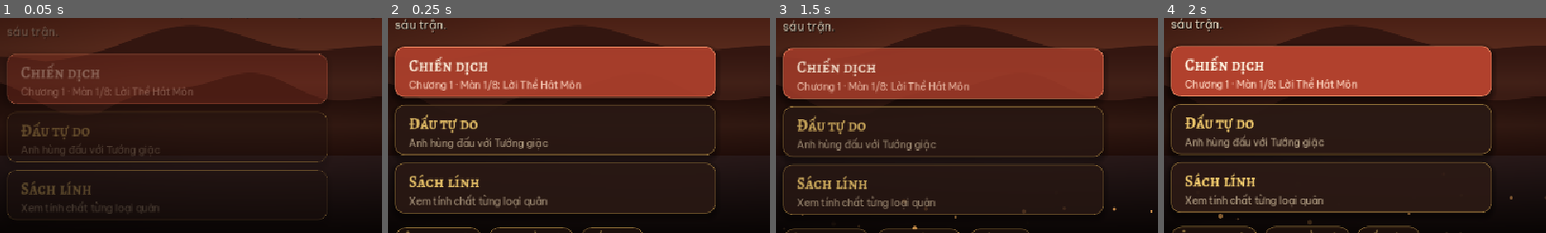
Above: before the commit, frames 1-4 (left to right).
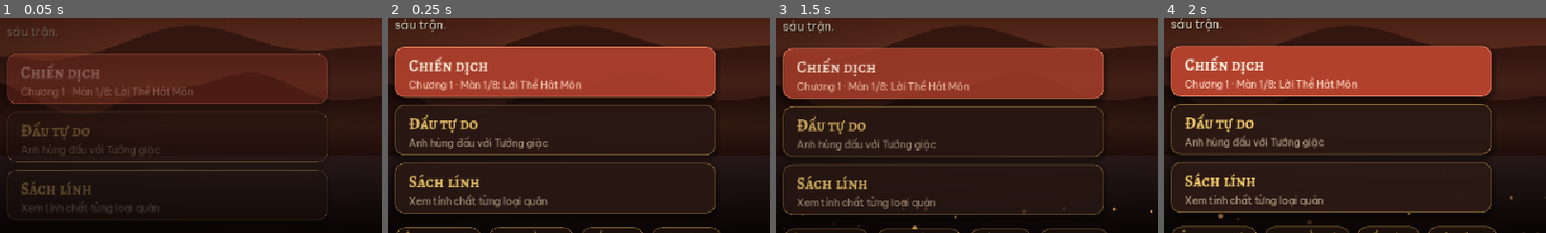
Above: after the commit, the same moments.

Repository: NguyenVanDo51/hon-song-nui
Game: Godot game, scene res://main.tscn
Two runs of this game, one before a commit and one after it. Both use one fixed random seed, a clock stepped at 60 frames per second and the inputs below.
Inputs (mouse positions are % of the whole screen's width and height, from its top left):
- Up to frame 1 (0.05 s): no input
- Up to frame 2 (0.25 s): no input
- Up to frame 3 (1.5 s): click (38, 62) at 0.52 s; click "‹ Trở lại" at 1.25 s
- Up to frame 4 (2 s): no input
The pictures show only the part of the screen within x 16-66%, y 50-100%; the shares and areas given below are measured in that part.

Frame 1 is identical in both runs. In frame 2, less than 0.1% of the frame differs, in the area x 69-87%, y 97-100%; in frame 3, less than 0.1%; in frame 4, 0.2%, in the area x 69-98%, y 96-100%.

Commit message:
title: 'Bàn cờ: 3D/2D' chip
Co-Authored-By: Claude Opus 5.5 <noreply@anthropic.com>

Diff:
--- a/scripts/ui/menus.gd
+++ b/scripts/ui/menus.gd
@@ -199,6 +199,8 @@
 	var snd := Style.button("", "ChipBtn")
 	var mus := Style.button("", "ChipBtn")
 	var spd := Style.button("", "ChipBtn")
+	var b3 := Style.button("", "ChipBtn")
+	b3.tooltip_text = "Sa bàn 3D hoặc bản đồ phẳng 2D (trong trận: ⚙ → Bàn cờ)"
 	spd.tooltip_text = "Tốc độ hoạt cảnh x1 / x2 / x3"
 	var sync := func() -> void:
 		var a: Variant = main.get("audio") if main else null
@@ -207,9 +209,14 @@
 		snd.text = "Âm thanh: " + ("Bật" if snd_on else "Tắt")
 		mus.text = "Nhạc nền: " + ("Bật" if mus_on else "Tắt")
 		spd.text = "Tốc độ x%d" % int(FX.speed)
+		b3.text = "Bàn cờ: " + ("3D" if Store.board_3d() else "2D")
+		b3.theme_type_variation = "ChipOn"
 		snd.theme_type_variation = "ChipOn" if snd_on else "ChipBtn"
 		mus.theme_type_variation = "ChipOn" if mus_on else "ChipBtn"
 		spd.theme_type_variation = "ChipOn"
+	_on(b3, func() -> void:
+		Store.set_board_3d(not Store.board_3d())
+		sync.call())
 	_on(spd, func() -> void:
 		FX.speed = 2.0 if FX.speed == 1.0 else (3.0 if FX.speed == 2.0 else 1.0)
 		Store.set_v("speed", FX.speed)
@@ -226,6 +233,7 @@
 	tg.add_child(snd)
 	tg.add_child(mus)
 	tg.add_child(spd)
+	tg.add_child(b3)
 	tg.add_child(_on(Style.button("Ghi công ›", "LinkBtn"), _open_credits))
 	v.add_child(tg)
 
